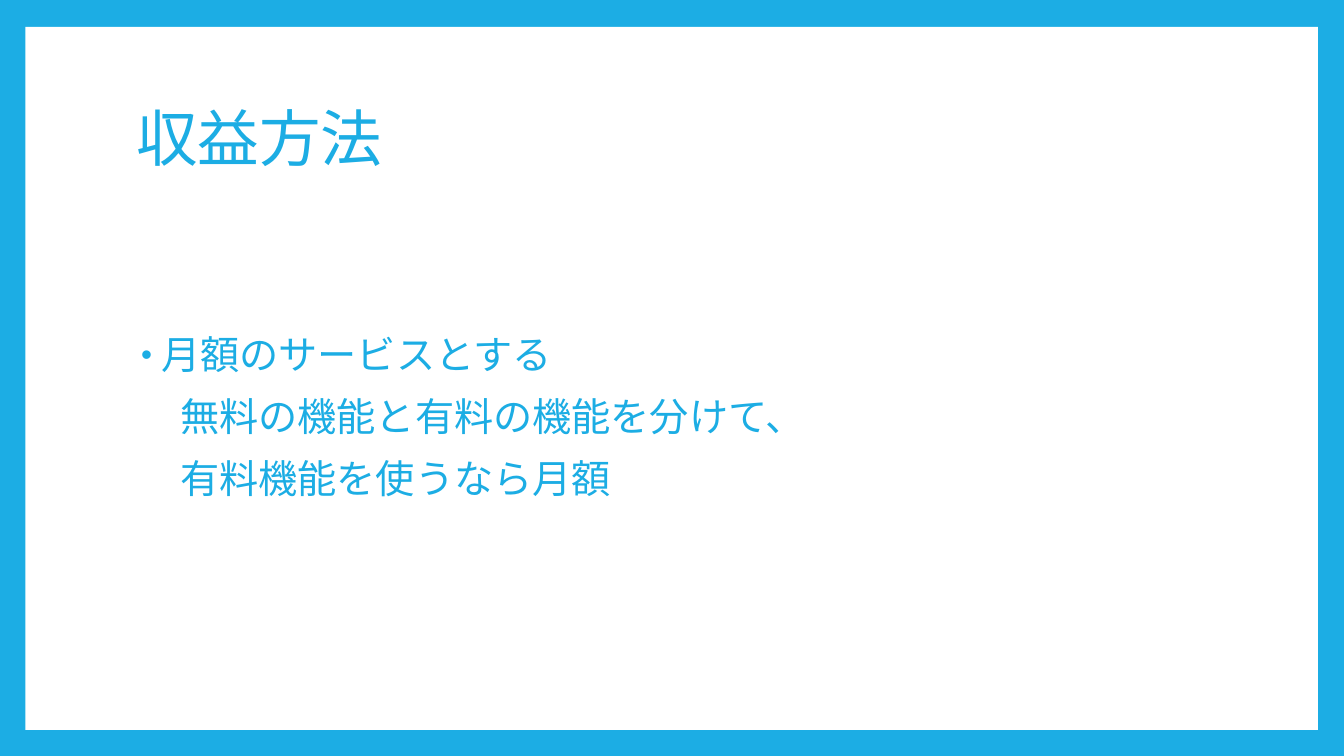
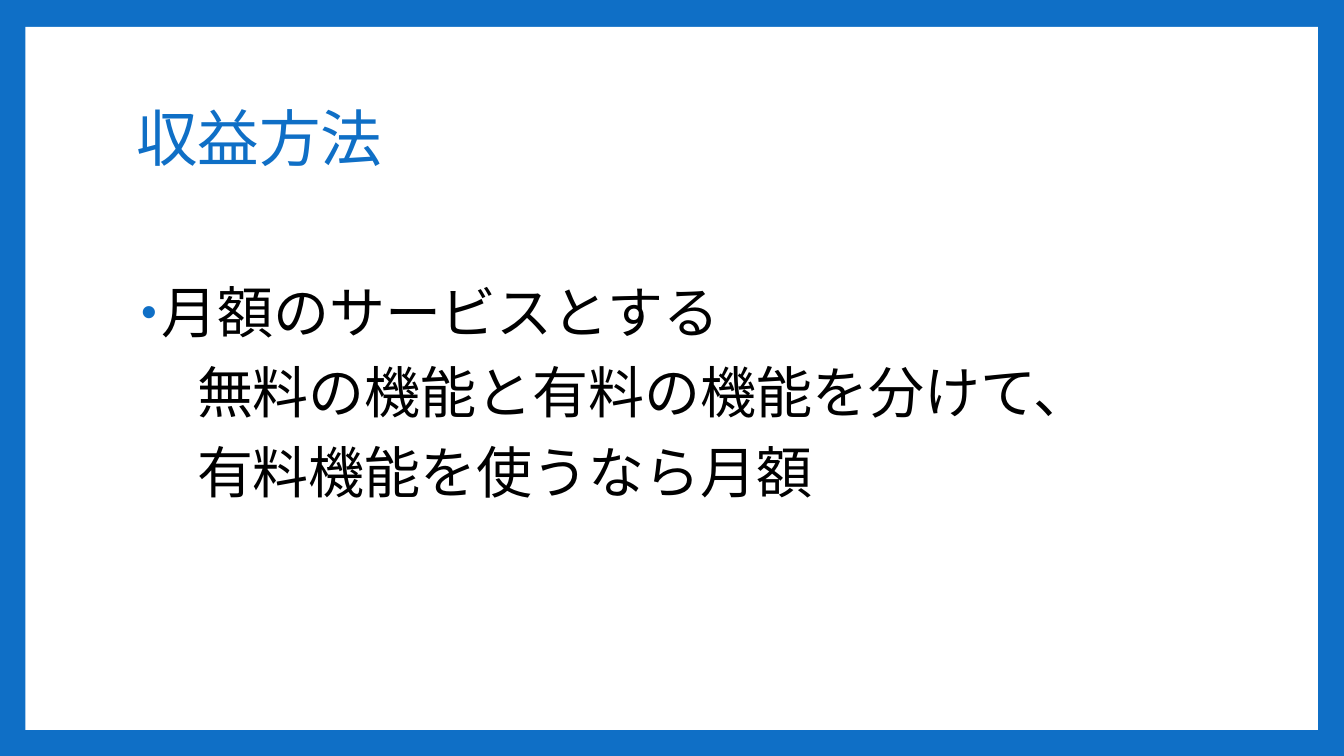
Before and after one commit to Sorarinu/ProjectP2016_F, a slide deck: slide 6 of production-idea/第2回中間発表改定２.pptx. Drawn at 1344x756 pixels with LibreOffice and Linux fonts; fonts in the diff are those of the drawing. Boxes give left, top, right and bottom in pixels: in the first picture for what was removed or moved away, otherwise in the second. Text is boxed around its words. In the diff, an @@ line names an element or a change of style, - is before the commit and + after.

```diff
--- a/production-idea/第2回中間発表改定２.pptx
+++ b/production-idea/第2回中間発表改定２.pptx
@@ background #1CADE4 to #0F6FC6 @@
@@ title "収益方法" at [136, 109, 382, 166]: text colour #1CADE4 to #0F6FC6 @@
@@ text "月額のサービスとする": place and size @@
-text "月額のサービスとする" at [161, 336, 804, 497]
+text "月額のサービスとする" at [161, 286, 1089, 498]
@@ text "月額のサービスとする" at [161, 286, 1089, 498]: size 28 to 40 pt, text colour #1CADE4 to #000000; bullet colour #1CADE4 to #0F6FC6 @@
```
Also in this commit, not shown: 14 other slides changed, 2 other files.
